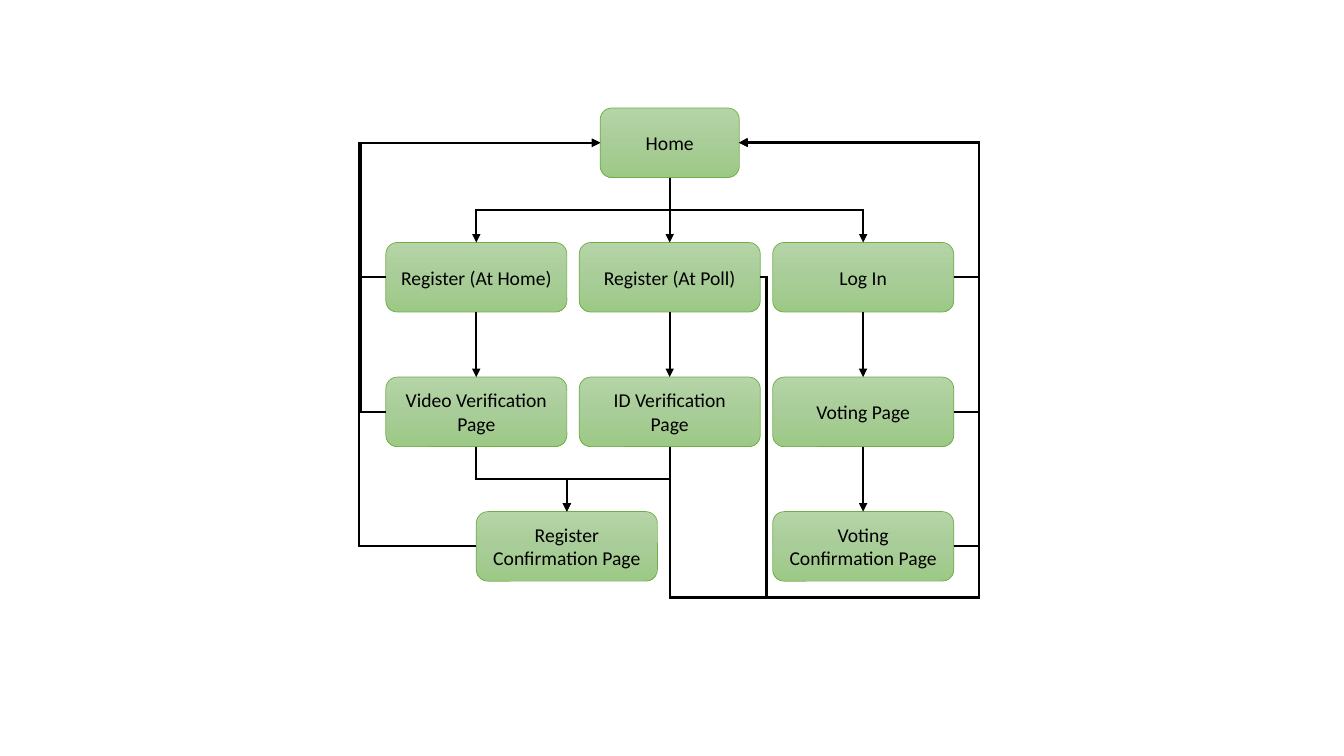
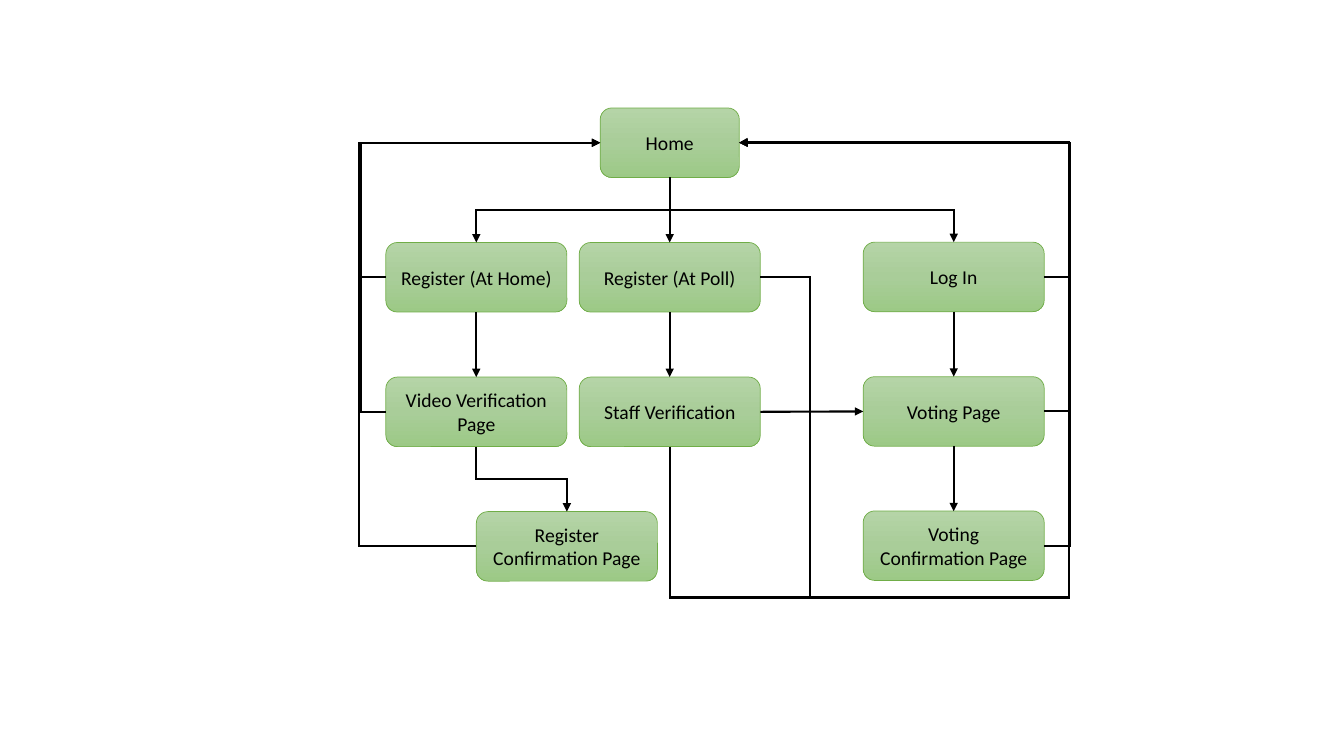
Before and after one commit to Rabarb/BTNGProject, a slide deck: slide 1 of web flow.pptx. Drawn at 1344x756 pixels with LibreOffice and Linux fonts; fonts in the diff are those of the drawing. Boxes give left, top, right and bottom in pixels: in the first picture for what was removed or moved away, otherwise in the second. Text is boxed around its words. In the diff, an @@ line names an element or a change of style, - is before the commit and + after.

```diff
--- a/web flow.pptx
+++ b/web flow.pptx
@@ elbow arrow (669, 447) - (739, 143): route changed @@
@@ elbow arrow moved from (954, 546) - (739, 143) to (1045, 545) - (739, 143) @@
@@ elbow arrow moved from (954, 412) - (739, 143) to (1045, 411) - (739, 143) @@
@@ elbow arrow moved from (954, 277) - (739, 143) to (1045, 277) - (739, 143) @@
@@ elbow arrow moved from (669, 177) - (863, 243) to (669, 177) - (954, 242) @@
@@ elbow line moved from (760, 277) - (766, 598) to (760, 277) - (811, 599) @@
@@ elbow arrow removed from (863, 313) to (863, 377) @@
@@ arrow added from (954, 312) to (954, 377), #000000 1.5 pt @@
@@ text in rounded rectangle at (604,405,736,419): text changed @@
-ID Verification Page
+Staff Verification
@@ arrow added from (760, 412) to (863, 411), #000000 1.5 pt @@
@@ elbow arrow removed from (669, 447) to (567, 512) @@
@@ 3 rounded rectangles, 1 elbow arrow: place and size @@
-3 rounded rectangles, 1 elbow arrow at (773,243,955,582)
+3 rounded rectangles, 1 elbow arrow at (863,242,1045,581)
```
Also in this commit, not shown: 3 other files.
